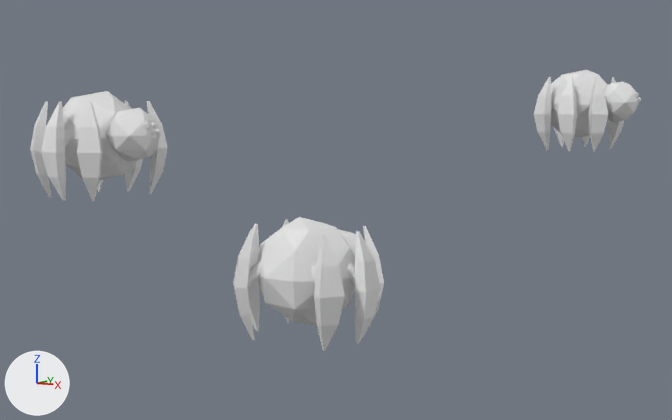
The Blender file Models/Blend/SpiderBoss.blend: old version first, new version second.
One viewpoint serves both versions: a 50 mm camera at (18.8, -28.5, 6.4) aimed at (-5.8, 10.4, 0.7). Every picture has the same lights, and +X, +Y and +Z are marked at lower left.
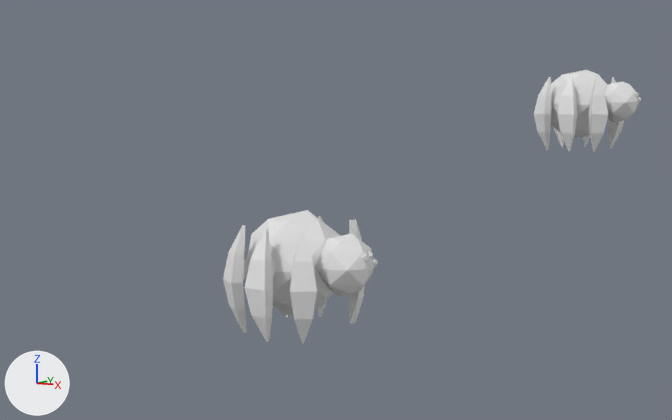
Edits to the bpy script that builds the scene:
```text
Change me_icosphere_016:
    used by ob_icosphere_013; location = (-10.3, -0.07, 4.49); scale = (1.13, 1.13, 1.13)
    remove me_icosphere_016.from_pydata(...)  # 412 vertices, 492 faces; spans x -2.84..2.06, y -2.47..2.43, z -2.17..1.81
    add me_icosphere_016.from_pydata(...)  # 412 vertices, 492 faces; spans x -2.65..2.06, y -2.47..2.43, z -2.18..1.81
    me_icosphere_016 part 1: 30 of 412 vertices moved; they spanned x -2.84..0.94, y 1.23..2.43, z -2.17..1.42 and now span x -2.63..0.73, y 1.35..2.43, z -2.18..1.43; mean shift (0.0, 0.02, 0.0); largest move (0.21, 2.31, -0.37) -> (0.33, 2.13, -0.37)
Remove ob_icosphere_008:
    ob_icosphere_008 = bpy.data.objects.new('Icosphere.008', me_icosphere_002)
    ob_icosphere_008.location = (0.0, 0.0, 0.0)
    ob_icosphere_008.rotation_euler = (0.0, 0.0, 1.571)  # degrees (0, 0, 90)
    ob_icosphere_008.scale = (1.13, 1.13, 1.13)
    _m = ob_icosphere_008.modifiers.new('Triangulate', 'TRIANGULATE')
Change ob_icosphere_013:
    ob_icosphere_013.location: (-10.3, -0.07, 4.49) -> (0.0, 0.0, 0.0)
Remove ob_icosphere_005:
    ob_icosphere_005 = bpy.data.objects.new('Icosphere.005', me_icosphere_008)
    ob_icosphere_005.location = (0.0, 0.21, 0.0)
    ob_icosphere_005.rotation_euler = (0.0, 0.0, 1.571)  # degrees (0, 0, 90)
    ob_icosphere_005.scale = (1.13, 1.13, 1.13)
    _m = ob_icosphere_005.modifiers.new('Triangulate', 'TRIANGULATE')
Remove ob_icosphere_004:
    ob_icosphere_004 = bpy.data.objects.new('Icosphere.004', me_icosphere_007)
    ob_icosphere_004.location = (0.0, 0.21, 0.0)
    ob_icosphere_004.rotation_euler = (0.0, 0.0, 1.571)  # degrees (0, 0, 90)
    ob_icosphere_004.scale = (1.13, 1.13, 1.13)
    _m = ob_icosphere_004.modifiers.new('Triangulate', 'TRIANGULATE')
Remove ob_icosphere_003:
    ob_icosphere_003 = bpy.data.objects.new('Icosphere.003', me_icosphere_006)
    ob_icosphere_003.location = (0.0, 0.21, 0.0)
    ob_icosphere_003.rotation_euler = (0.0, 0.0, 1.571)  # degrees (0, 0, 90)
    ob_icosphere_003.scale = (1.13, 1.13, 1.13)
    _m = ob_icosphere_003.modifiers.new('Triangulate', 'TRIANGULATE')
Remove ob_icosphere_002:
    ob_icosphere_002 = bpy.data.objects.new('Icosphere.002', me_icosphere_005)
    ob_icosphere_002.location = (0.0, 0.21, 0.0)
    ob_icosphere_002.rotation_euler = (0.0, 0.0, 1.571)  # degrees (0, 0, 90)
    ob_icosphere_002.scale = (1.13, 1.13, 1.13)
    _m = ob_icosphere_002.modifiers.new('Triangulate', 'TRIANGULATE')
Remove ob_icosphere_001:
    ob_icosphere_001 = bpy.data.objects.new('Icosphere.001', me_icosphere_004)
    ob_icosphere_001.location = (0.0, 0.21, 0.0)
    ob_icosphere_001.rotation_euler = (0.0, 0.0, 1.571)  # degrees (0, 0, 90)
    ob_icosphere_001.scale = (1.13, 1.13, 1.13)
    _m = ob_icosphere_001.modifiers.new('Triangulate', 'TRIANGULATE')
Remove ob_icosphere:
    ob_icosphere = bpy.data.objects.new('Icosphere', me_icosphere)
    ob_icosphere.location = (0.0, 0.0, 0.0)
    ob_icosphere.rotation_euler = (0.0, 0.0, 1.571)  # degrees (0, 0, 90)
    ob_icosphere.scale = (1.13, 1.13, 1.13)
    _m = ob_icosphere.modifiers.new('Triangulate', 'TRIANGULATE')
```

Pixel boxes [x1, y1, x2, y2] of what changed, in the pictures (672 x 420 px; the box of a moved part takes in the faces that stretch with it):
'Icosphere.013', reshaped, moved (12% wider, 21% taller)
    before: [30, 91, 168, 202]
    after: [223, 210, 378, 344]
'Icosphere', deleted
    before: [257, 217, 355, 326]
'Icosphere.003', deleted
    before: [311, 235, 345, 351]
'Icosphere.002', deleted
    before: [347, 231, 381, 344]
'Icosphere.004', deleted
    before: [233, 229, 262, 340]
'Icosphere.005', deleted
    before: [248, 224, 260, 331]
'Icosphere.001', deleted
    before: [354, 226, 384, 335]
'Icosphere.008', deleted
    before: [338, 229, 356, 255]
part 1 of me_icosphere_016, moved or reshaped
    before: [100, 101, 168, 194]
    after: [320, 216, 365, 324]
